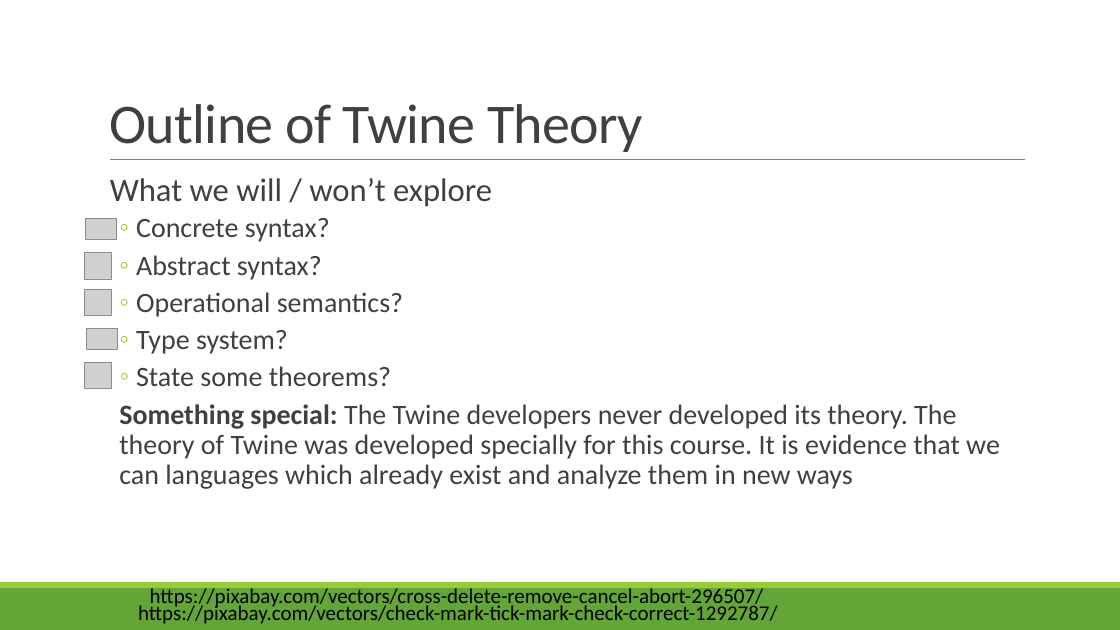
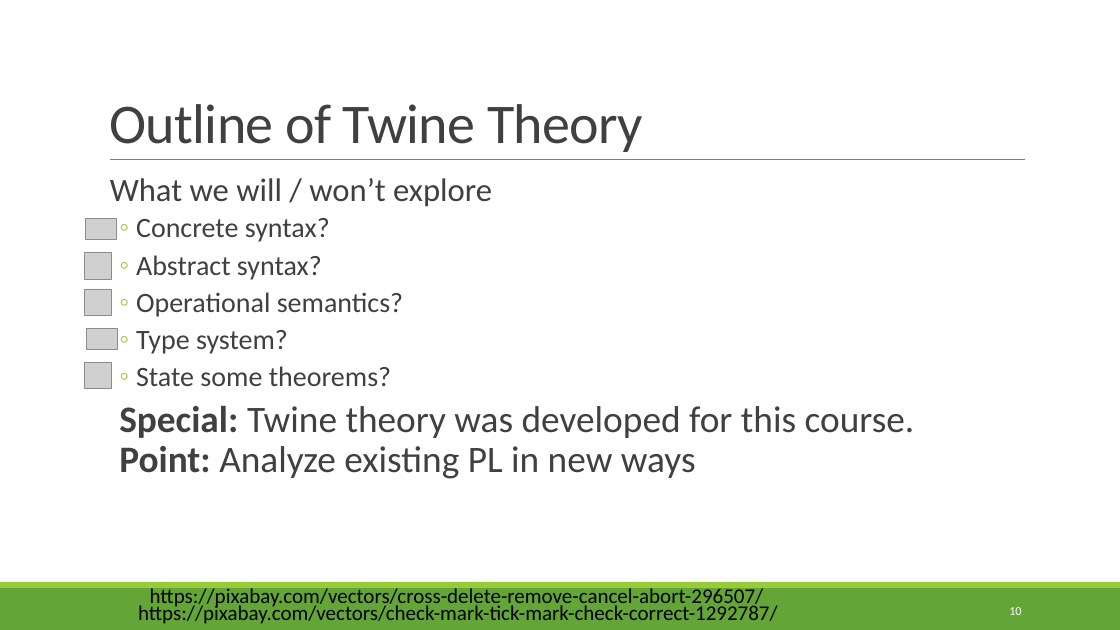
Before and after one commit to rbohrer/pl-course, a slide deck: slide 10 of LectureSlides/12Play.pptx (slide 8 before the commit). Drawn at 1120x630 pixels with LibreOffice and Linux fonts; fonts in the diff are those of the drawing; grey boxes stand for pictures. Boxes give left, top, right and bottom in pixels: in the first picture for what was removed or moved away, otherwise in the second. Text is boxed around its words. In the diff, an @@ line names an element or a change of style, - is before the commit and + after.

```diff
--- a/LectureSlides/12Play.pptx
+++ b/LectureSlides/12Play.pptx
@@ text at [119, 406, 915, 479]: text changed; size 24 to 32 pt @@
-  Something special: The Twine developers never developed its theory. The theory of Twine was developed specially for this course. It is evidence that we can languages which already exist and analyze them in new ways
+  Special: Twine theory was developed for this course.
+  Point: Analyze existing PL in new ways
@@ page number added at [1009, 607, 1021, 615], 10.5 pt, text #FFFFFF @@
+10
```
Also in this commit, not shown: 35 other slides changed, 4 slides added.
